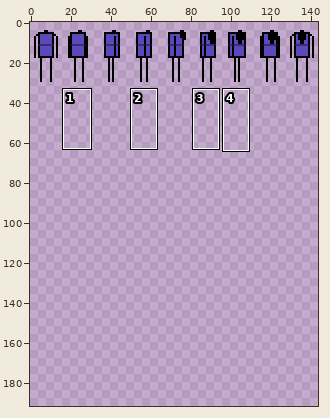
Two states of a sprite sheet, images/agileUnit.png. The first picture is a wide view before the edit; the outline marks the close-up.
Close-up. Before the commit:
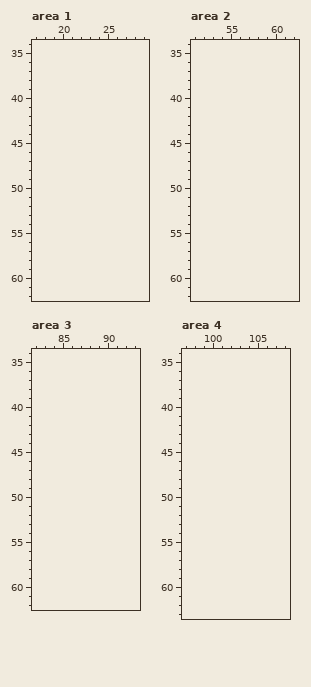
The file is 144x32 pixels. Shown: area 1: x 17..29, y 34..62; area 2: x 51..62, y 34..62; area 3: x 82..93, y 34..62; area 4: x 97..108, y 34..63. The old version is drawn lined up with the new one, on the new canvas. The commit also changed other parts of the picture, which this record leaves out.
The same view after the edit:
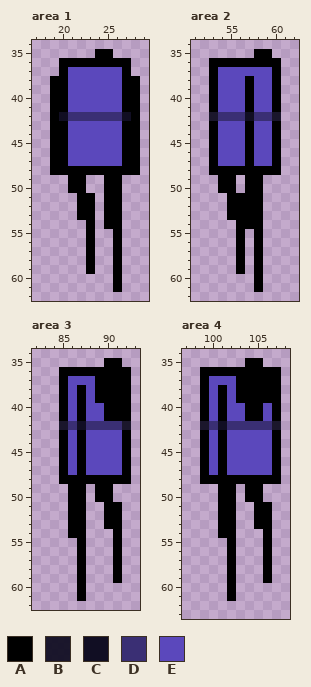
Palette (. is transparent): A #000000  B #110e23f1  C #110e23  D #3a2f74  E #5b48bc
Changes in this commit:
canvas 144x32 -> 144x192
Area 1:
y 35: x 24..25 .. -> AA
y 36: x 20..27 ........ -> AAAAAAAA
y 37: x 20..27 ........ -> AEEEEEEA
y 38..41: x 19..28 .......... -> AAEEEEEEAA
y 42: x 19..28 .......... -> ACDDDDDDCA
y 43..47: x 19..28 .......... -> AAEEEEEEAA
y 48: x 19..28 .......... -> AAAAAAAAAA
y 49..50: x 21..22 .. -> AA; x 25..26 .. -> AA
y 51..53: x 22..23 .. -> AA; x 25..26 .. -> AA
y 54: x 23 . -> A; x 25..26 .. -> AA
y 55..59: x 23 . -> A; x 26 . -> A
y 60..61: x 26 . -> A
Area 2:
y 35: x 58..59 .. -> AA
y 36: x 53..60 ........ -> AAAAAAAA
y 37: x 53..60 ........ -> AEEEEEEA
y 38..41: x 53..60 ........ -> AEEEAEEA
y 42: x 53..60 ........ -> BDDDCDDB
y 43..47: x 53..60 ........ -> AEEEAEEA
y 48: x 53..60 ........ -> AAAAAAAA
y 49..50: x 54..55 .. -> AA; x 57..58 .. -> AA
y 51..53: x 55..58 .... -> AAAA
y 54: x 56..58 ... -> AAA
y 55..59: x 56 . -> A; x 58 . -> A
y 60..61: x 58 . -> A
Area 3:
y 35: x 90..91 .. -> AA
y 36: x 85..92 ........ -> AAAAAAAA
y 37: x 85..92 ........ -> AEEEAAAA
y 38..39: x 85..92 ........ -> AEAEAAAA
y 40..41: x 85..92 ........ -> AEAEEAAA
y 42: x 85..92 ........ -> BDCDDDDB
y 43..47: x 85..92 ........ -> AEAEEEEA
y 48: x 85..92 ........ -> AAAAAAAA
y 49..50: x 86..87 .. -> AA; x 89..90 .. -> AA
y 51..53: x 86..87 .. -> AA; x 90..91 .. -> AA
y 54: x 86..87 .. -> AA; x 91 . -> A
y 55..59: x 87 . -> A; x 91 . -> A
y 60..61: x 87 . -> A
Area 4:
y 35: x 104..105 .. -> AA
y 36: x 99..107 ......... -> AAAAAAAAA
y 37: x 99..107 ......... -> AEEEAAAAA
y 38..39: x 99..107 ......... -> AEAEAAAAA
y 40..41: x 99..107 ......... -> AEAEEAAEA
y 42: x 99..107 ......... -> BDCDDDDDB
y 43..47: x 99..107 ......... -> AEAEEEEEA
y 48: x 99..107 ......... -> AAAAAAAAA
y 49..50: x 101..102 .. -> AA; x 104..105 .. -> AA
y 51..53: x 101..102 .. -> AA; x 105..106 .. -> AA
y 54: x 101..102 .. -> AA; x 106 . -> A
y 55..59: x 102 . -> A; x 106 . -> A
y 60..61: x 102 . -> A
